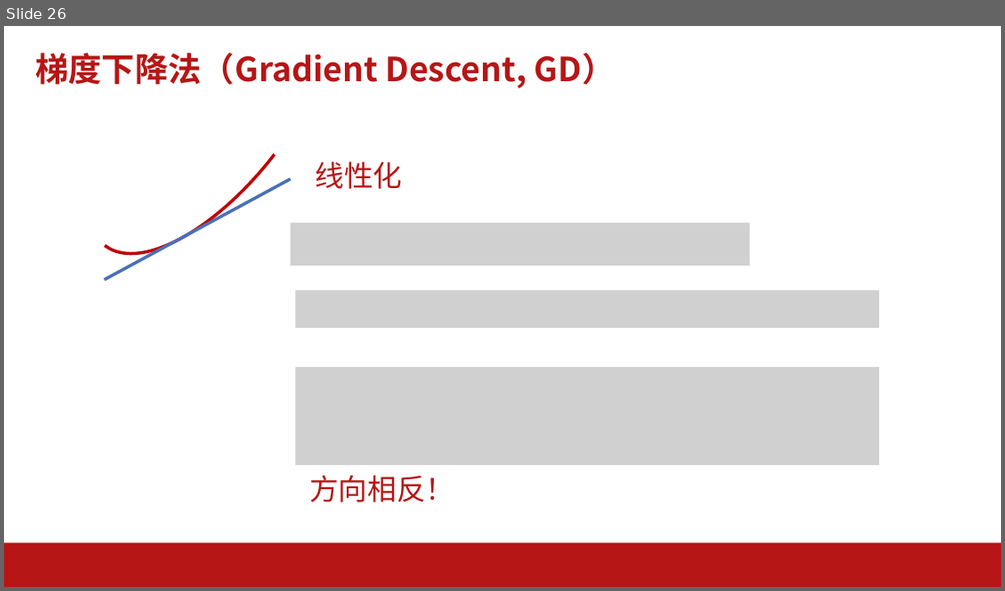
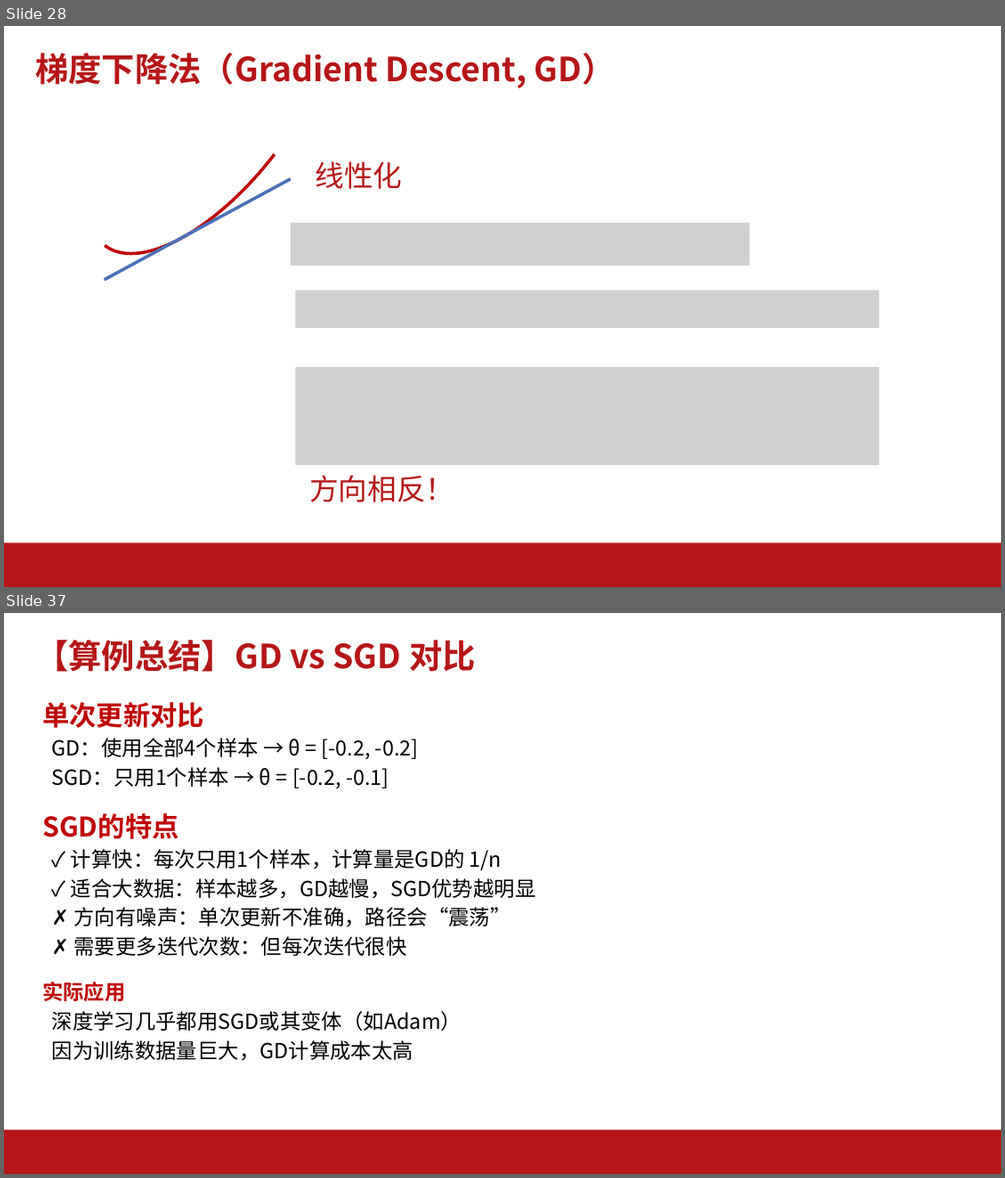
Before and after one commit to AI-Basic-Education/SJTU-Undergraduate-AI-basis, a slide deck: PPT/第3-4节-AI数学基础.pptx. Shown one above the other, each under a label of ours: slide 26 before the commit, slides 28 and 37 after it; the slides between them are not shown. The pictures are 1005x591 and 1005x1178 pixels, drawn with LibreOffice and Linux fonts; fonts in the diff are those of the drawing; grey boxes stand for pictures; background and template pictures are left out. Boxes give left, top, right and bottom in pixels: in the first picture for what was removed or moved away, otherwise in the second. Text is boxed around its words. In the diff, an @@ line names an element or a change of style, - is before the commit and + after.

```diff
--- a/PPT/第3-4节-AI数学基础.pptx
+++ b/PPT/第3-4节-AI数学基础.pptx
@@ slide 37 added at (4, 613, 1001, 1174), background #FFFFFF; not listed: 1 template element that a slide beside it also shows @@
@@ title added at (35, 640, 476, 672), 32 pt, text #B61616, bold @@
+【算例总结】GD vs SGD 对比
@@ text added at (42, 702, 536, 1061), 20 pt, text #000000 @@
+单次更新对比
+GD：使用全部4个样本 → θ = [-0.2, -0.2]
+SGD：只用1个样本 → θ = [-0.2, -0.1]
+SGD的特点
+✓ 计算快：每次只用1个样本，计算量是GD的 1/n
+✓ 适合大数据：样本越多，GD越慢，SGD优势越明显
+✗ 方向有噪声：单次更新不准确，路径会“震荡”
+✗ 需要更多迭代次数：但每次迭代很快
+实际应用
+深度学习几乎都用SGD或其变体（如Adam）
+因为训练数据量巨大，GD计算成本太高
@@ what was slide 26 is now slide 28 @@
```
Also in this commit, not shown: 8 slides changed, 16 other slides added, 16 other files.
